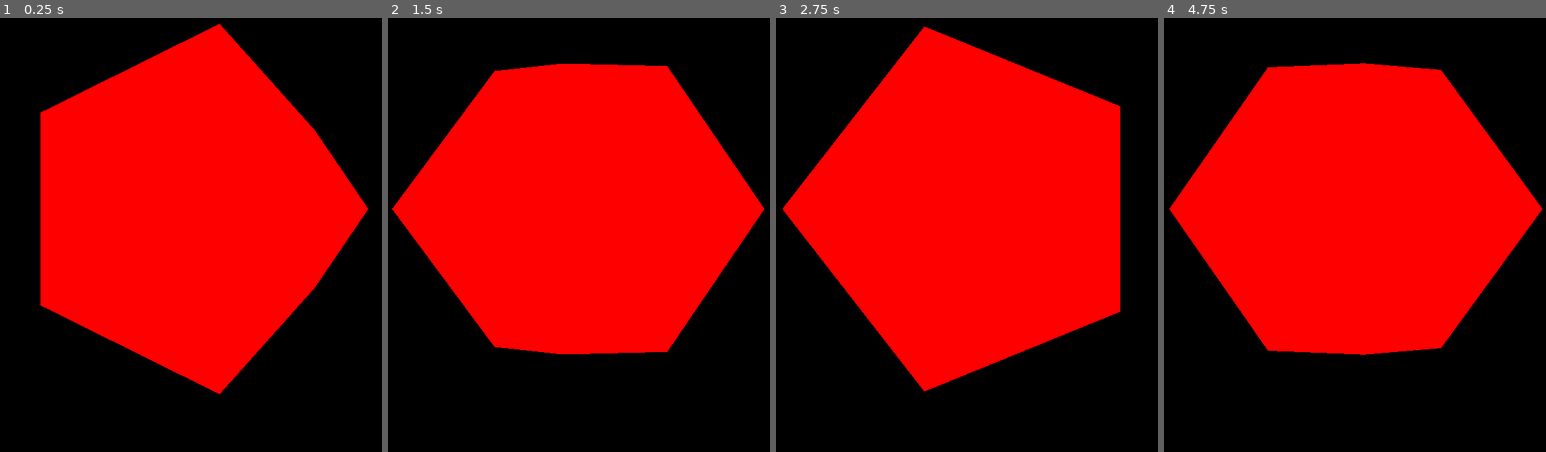
Above: before the commit, frames 1-4 (left to right).
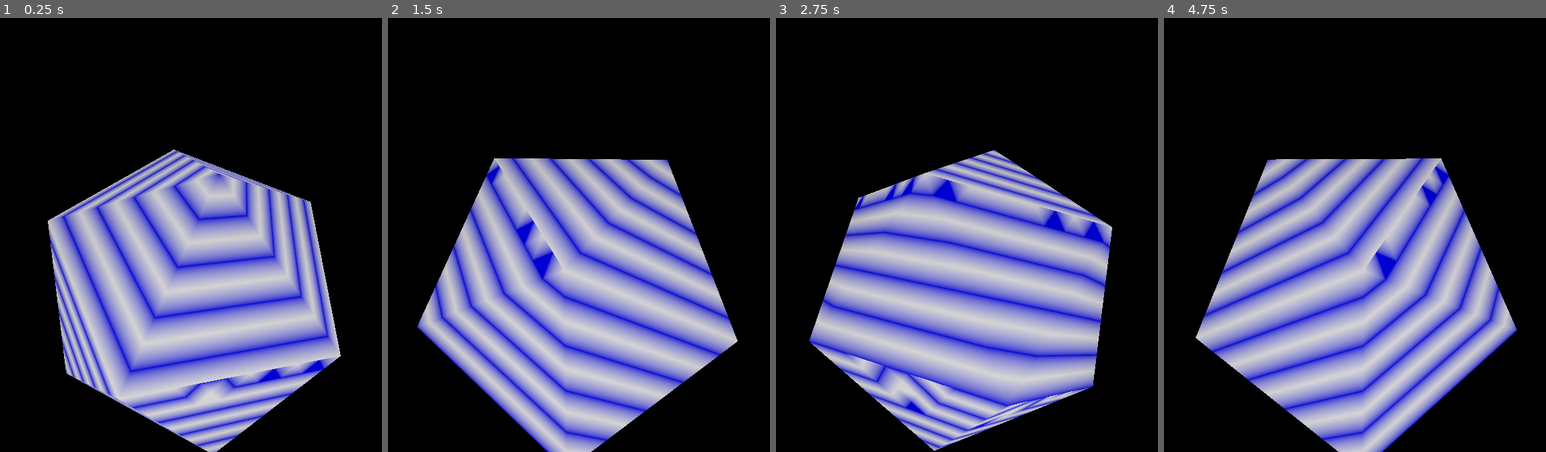
Above: after the commit, the same moments.

Repository: TomiMantyla/sphere
Game: Godot game, scene res://Cube-scene.tscn
The game is run twice, just before and just after one commit, with the same random seed, the same clock (stepped at 60 frames per second) and the same inputs.
Inputs:
- Up to frame 1 (0.25 s): no input
- Up to frame 2 (1.5 s): no input
- Up to frame 3 (2.75 s): no input
- Up to frame 4 (4.75 s): no input

The runs differ from the first frame. In frame 1, 59% of the frame differs, in the area x 10-97%, y 1-100%; in frame 2, 60%; in frame 3, 60%, in the area x 1-91%, y 2-100%; in frame 4, 60%.

Commit message:
Dijstra tehty, mutta ehkä turhaan.

Diff:
--- a/Cube-scene.tscn
+++ b/Cube-scene.tscn
@@ -50,17 +50,25 @@
 freq = 3
 
 [node name="Camera" type="Camera" parent="."]
-transform = Transform( 1, 0, 0, 0, 1, 0, 0, 0, 1, 0, 0, 4 )
+transform = Transform( 1, 0, 0, 0, 0.961059, 0.276342, 0, -0.276342, 0.961059, 0, 2.16877, 4 )
 
 [node name="Icosahedron" type="MeshInstance" parent="."]
 material_override = SubResource( 5 )
 script = ExtResource( 4 )
-frequency = 2
+frequency = 9
 
 [node name="DirectionalLight" type="DirectionalLight" parent="."]
 transform = Transform( 1, 0, 0, 0, -0.0457466, 0.998953, 0, -0.998953, -0.0457466, 0, 5.79813, 1.55308 )
+visible = false
 light_energy = 0.31
 
 [node name="DirectionalLight2" type="DirectionalLight" parent="."]
 transform = Transform( 1, 0, 0, 0, 0.998769, 0.0495994, 0, -0.0495994, 0.998769, 0, -0.0580506, 7.3335 )
 light_energy = 0.15
+
+[node name="SpotLight" type="SpotLight" parent="."]
+transform = Transform( 1, 0, 0, 0, -0.0457466, 0.998953, 0, -0.998953, -0.0457466, 0, 7.56678, 0 )
+visible = false
+light_color = Color( 0.945098, 1, 0.0117647, 1 )
+spot_range = 9.4
+spot_angle = 23.7
--- a/Icosahedron.gd
+++ b/Icosahedron.gd
@@ -6,12 +6,16 @@
 const phi = (1+sqrt(5))/2
 
 var radius
+
+var full_circle = 0
+var color_index = 0
+var prev_i = 0
 
 var vertices = []
 var m
 var st = SurfaceTool.new()
 var mdt = MeshDataTool.new()
-
+var ManipulatorFile = preload("res://MeshManipulator.gd")
 
 func _ready():
 
@@ -42,19 +46,6 @@
 		#st.add_vertex(vertices[i])
 		tri = TriTess.new(st, vertices[0], vertices[i%5+1], vertices[i], frequency)
 		st = tri.get_st()
-
-	#st.add_vertex(vertices[0])
-	#st.add_vertex(vertices[5])
-	#st.add_vertex(vertices[1])
-
-
-	#Bottom
-#	for i in range(1, 6):
-#		st.add_vertex(vertices[11])
-#		st.add_vertex(vertices[i+5])
-#		st.add_vertex(vertices[i%5+6])
-		tri = TriTess.new(st, vertices[11], vertices[i+5], vertices[i%5+6], frequency)
-		st = tri.get_st()
 #
 #	#Side
 #	st.add_color(Color.red)
@@ -72,35 +63,80 @@
 #		st.add_vertex(vertices[i+5])
 		tri = TriTess.new(st, vertices[i%5+1], vertices[i%5+6], vertices[i+5], frequency)
 		st = tri.get_st()
+		#Bottom
+#	for i in range(1, 6):
+#		st.add_vertex(vertices[11])
+#		st.add_vertex(vertices[i+5])
+#		st.add_vertex(vertices[i%5+6])
+		tri = TriTess.new(st, vertices[11], vertices[i+5], vertices[i%5+6], frequency)
+		st = tri.get_st()
+	#st.generate_normals()
+	#st.generate_tangents()
 	st.index()
 	m=st.commit()
-	var edges
-	var neighbours = []
-	var truncate = [0]
-	var no_truncate = []
+	mesh = m
+
 	mdt.create_from_surface(m, 0)
+	var mani = ManipulatorFile.MeshManipulator.new(m)
+#	for i in range(mdt.get_vertex_count()):
+#		print (mani.get_neighbours(i))
+
+#	mdt.set_vertex_color(6, Color.blue)
+#	for i in range(mdt.get_vertex_count()):
+#		var n = mani.get_neighbours(i)
+#		if n.size() == 4:
+#			mdt.set_vertex_color(i, Color.blue)
+#			for v in n:
+#				mdt.set_vertex_color(v, Color.white)
+
+	var hops = mani.dijkstra(0)[0]
 	for i in range(mdt.get_vertex_count()):
-		#var vertex = mdt.get_vertex(i)
-		edges = mdt.get_vertex_edges(i)
-		print("Vertex: "+str(i))
-		neighbours.append([])
-		for e in edges:
-			print(str(mdt.get_edge_vertex(e, 0))+" <-> "+str(mdt.get_edge_vertex(e, 1)))
-			if mdt.get_edge_vertex(e,0)!=i:
-				neighbours[i].append(mdt.get_edge_vertex(e, 0))
-			if mdt.get_edge_vertex(e,1)!=i:
-				neighbours[i].append(mdt.get_edge_vertex(e, 1))
-		print(neighbours[i])
-		if truncate.has(i):
-			no_truncate+=neighbours[i]
-
-		#mdt.set_vertex(i, vertex.normalized()*radius)
+		if hops[i]%2 == 0:
+			mdt.set_vertex_color(i, Color.blue)
+		else:
+			mdt.set_vertex_color(i, Color.white)
+
+
+#	var edges
+#	var neighbours = []
+#	var truncate = [0]
+#	var no_truncate = []
+#	for i in range(mdt.get_vertex_count()):
+#		#var vertex = mdt.get_vertex(i)
+#		edges = mdt.get_vertex_edges(i)
+#		print("Vertex: "+str(i))
+#		neighbours.append([])
+#		for e in edges:
+#			print(str(mdt.get_edge_vertex(e, 0))+" <-> "+str(mdt.get_edge_vertex(e, 1)))
+#			if mdt.get_edge_vertex(e,0)!=i:
+#				neighbours[i].append(mdt.get_edge_vertex(e, 0))
+#			if mdt.get_edge_vertex(e,1)!=i:
+#				neighbours[i].append(mdt.get_edge_vertex(e, 1))
+#		print(neighbours[i])
+#		if truncate.has(i):
+#			no_truncate+=neighbours[i]
+#
+#		#mdt.set_vertex(i, vertex.normalized()*radius)
+#	#mdt.set_vertex_color(0, Color.blue)
+#	#mdt.set_vertex_color(1, Color.white)
 	m.surface_remove(0)
 	mdt.commit_to_surface(m)
 	mesh = m
+	#print(mani.dijkstra(0))
 
 func _process(delta):
+
+#	if full_circle > TAU:
+#		mdt.set_vertex_color(prev_i, Color.yellow)
+#		mdt.set_vertex_color(color_index, Color.blue)
+#		prev_i = color_index
+#		color_index = (color_index+1)%12
+#		mdt.commit_to_surface(m)
+#		m.surface_remove(0)
+#		mesh = m
+#		full_circle = 0
 	rotate_y(delta)
+#	full_circle +=delta
 
 class TriTess extends MeshInstance:
 
@@ -194,6 +230,3 @@
 				vertices[i][j]=(top+i*t_down + j*t_right)
 		#print(vertices)
 		meshify()
-
-	#func _process(delta):
-		#rotate_y(delta)
--- /dev/null
+++ b/MeshManipulator.gd
@@ -0,0 +1,56 @@
+class MeshManipulator: #What should it extend? MeshDataTool?
+
+	var mmesh
+	var mdt = MeshDataTool.new()
+
+
+	func _init(mesh0):
+		mmesh = mesh0
+		mdt.create_from_surface(mmesh, 0)
+		print(mdt.get_vertex_count())
+
+
+	func get_neighbours(index):
+		var edges = mdt.get_vertex_edges(index)
+		var vertices = []
+		for e in edges:
+			if mdt.get_edge_vertex(e,0)!=index:
+				vertices.append(mdt.get_edge_vertex(e, 0))
+			if mdt.get_edge_vertex(e,1)!=index:
+				vertices.append(mdt.get_edge_vertex(e, 1))
+		return vertices
+
+	func dijkstra(start_index):
+		var vcount = mdt.get_vertex_count()
+		var dist = []
+		dist.resize(vcount)
+		var prev = []
+		prev.resize(vcount)
+		var q = []
+		q.resize(vcount)
+		for i in range(vcount):
+			dist[i] = 9223372036854775807
+			q[i] = i
+		dist[start_index] = 0
+		while q.size()>0:
+			var min_dist = 9223372036854775807
+			var u
+			for v in q:
+				if dist[v]<min_dist:
+					min_dist = dist[v]
+					u = v
+			q.remove(q.find(u))
+
+
+			var neighbours = get_neighbours(u)
+			for v in neighbours:
+				var alt = dist[u] + 1
+				if alt<dist[v]:
+					dist[v] = alt
+					prev[v] = u
+		return([dist, prev])
+
+
+
+	func _ready():
+		pass # Replace with function body.
